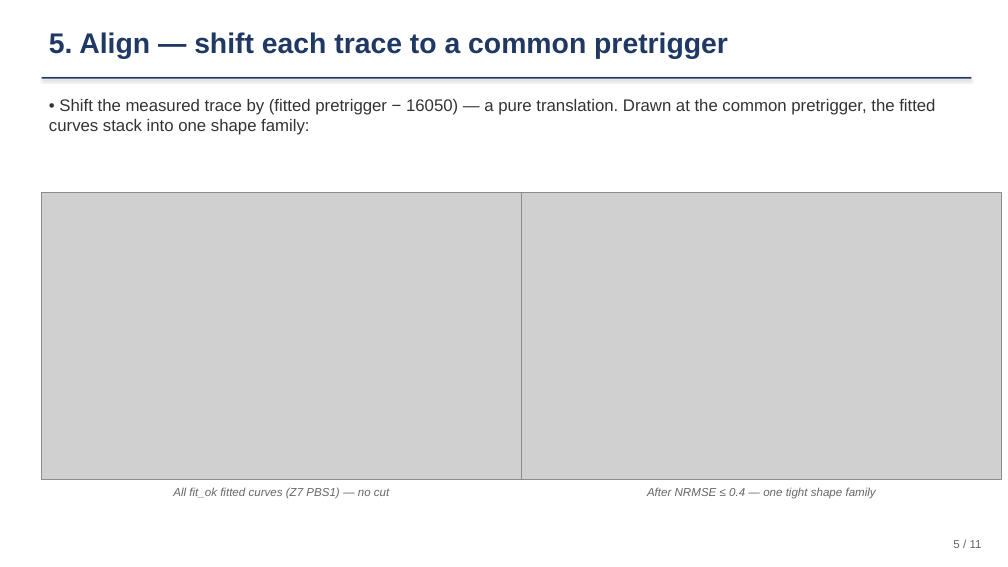
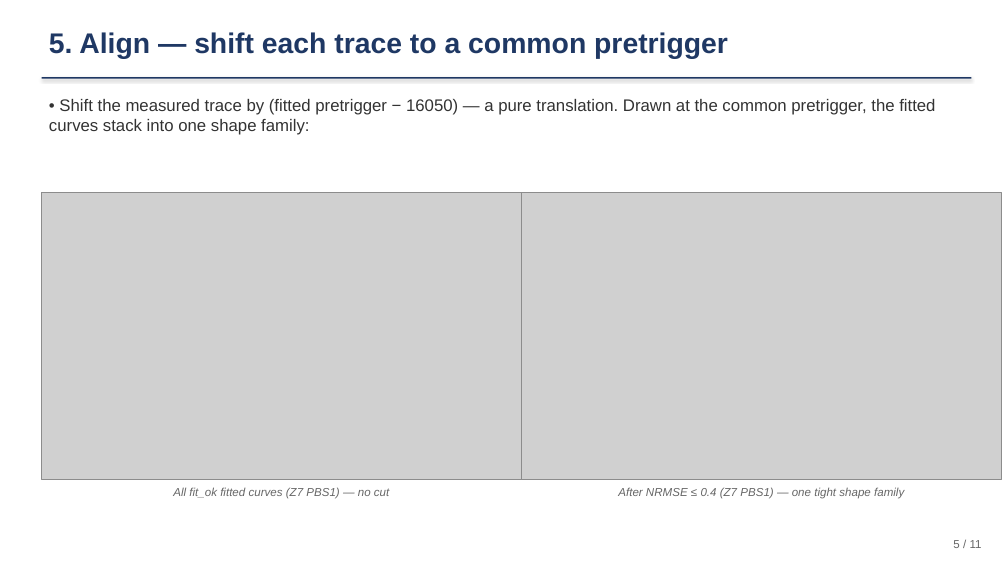
Before and after one commit to ZhihengLi0/urop, a slide deck: slide 5 of snolab/presentation/SNOLAB_R4_pulse_templates_20260715.pptx. Drawn at 1008x567 pixels with LibreOffice and Linux fonts; fonts in the diff are those of the drawing; grey boxes stand for pictures. Boxes give left, top, right and bottom in pixels: in the first picture for what was removed or moved away, otherwise in the second. Text is boxed around its words. In the diff, an @@ line names an element or a change of style, - is before the commit and + after.

```diff
--- a/snolab/presentation/SNOLAB_R4_pulse_templates_20260715.pptx
+++ b/snolab/presentation/SNOLAB_R4_pulse_templates_20260715.pptx
@@ text at (618,487,904,499): text changed @@
-After NRMSE ≤ 0.4 — one tight shape family
+After NRMSE ≤ 0.4 (Z7 PBS1) — one tight shape family
```
Also in this commit, not shown: 3 other slides changed, 1 other file.
